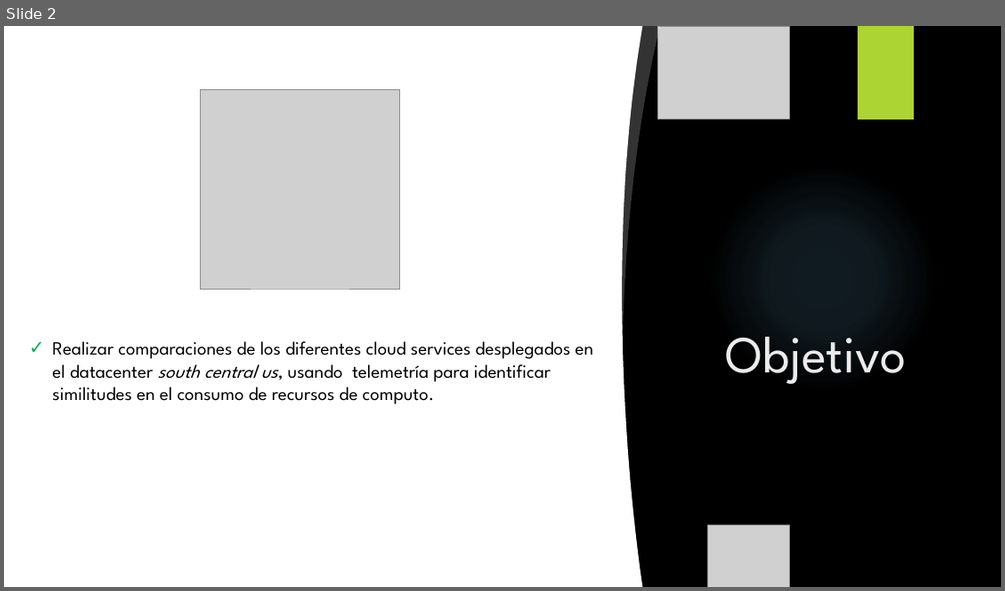
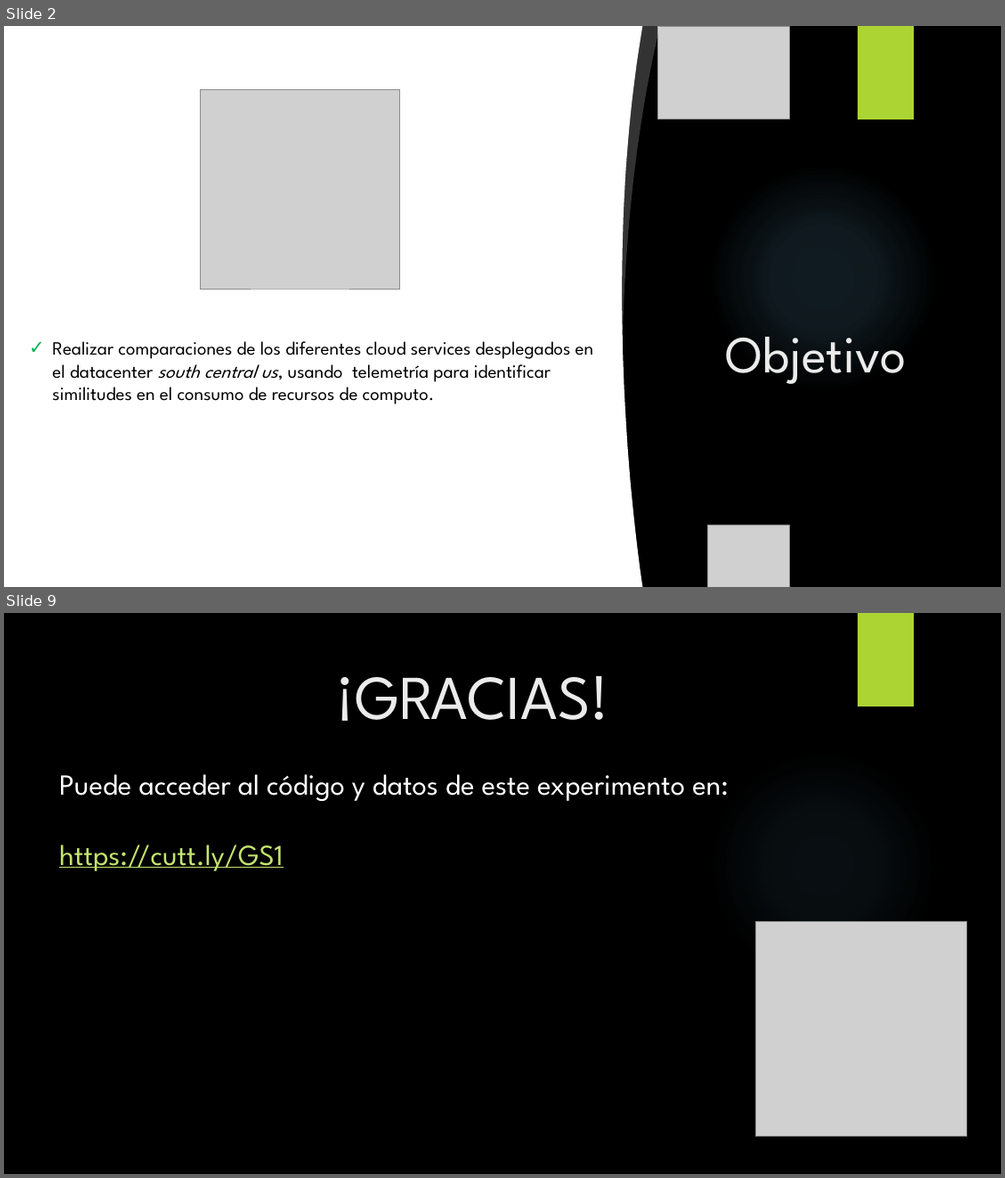
Before and after one commit to JuanLombana/MachineLearning, a slide deck: CloudLocation/CloudLocation-Presentacion.pptx. Shown one above the other, each under a label of ours: slide 2 before the commit, slides 2 and 9 after it; the slides between them are not shown. The pictures are 1005x591 and 1005x1178 pixels, drawn with LibreOffice and Linux fonts; fonts in the diff are those of the drawing; grey boxes stand for pictures; background and template pictures are left out. Boxes give left, top, right and bottom in pixels: in the first picture for what was removed or moved away, otherwise in the second. Text is boxed around its words. In the diff, an @@ line names an element or a change of style, - is before the commit and + after.

```diff
--- a/CloudLocation/CloudLocation-Presentacion.pptx
+++ b/CloudLocation/CloudLocation-Presentacion.pptx
@@ slide 9 added at <box>4,613,1001,1174</box>, background picture (left out); not listed: 1 template element that a slide beside it also shows @@
@@ rectangle added at <box>858,613,914,706</box>, fill #ACD433 @@
@@ title added at <box>335,676,609,721</box>, 60 pt, text #EBEBEB @@
+¡GRACIAS!
@@ text added at <box>59,774,728,871</box>, 28 pt, text #FFFFFF @@
+Puede acceder al código y datos de este experimento en:
+https://cutt.ly/GS1
@@ picture added at <box>755,921,967,1136</box> @@
```
Also in this commit, not shown: 3 slides changed, 3 other slides added, 3 slides removed, 4 other files.
